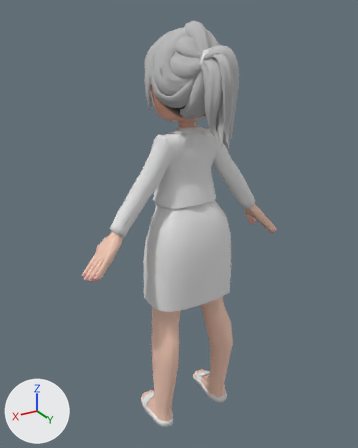
Two versions of the FBX model Operation-Snackstorm/Assets/Model/Character/Hyemins.fbx, one commit apart.
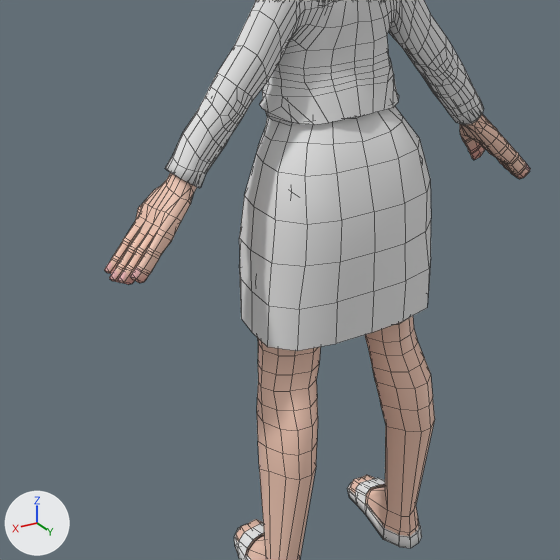
Each version appears first whole from a 50 mm lens placed at (3.33, 5.31, 5.8), pointed at (0.1, -0.06, 3.12), and next in a close-up on the part from 9% to 81% of the width and 34% to 91% of the height. The axes (+X, +Y, +Z) are drawn at lower left. The lights are the same throughout. The close-ups show mesh edges as thin lines. Where no turn or scale is listed for an object, it has been applied to the vertices.

In view in the first close-up: 'Body', 'Jacket', 'Skirt', 'Slipper'.
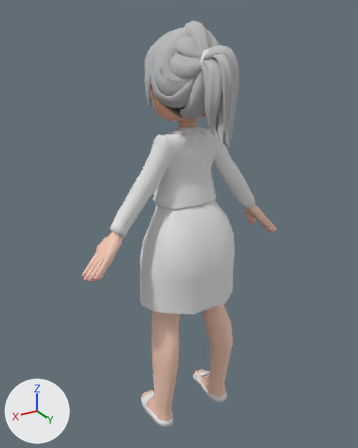
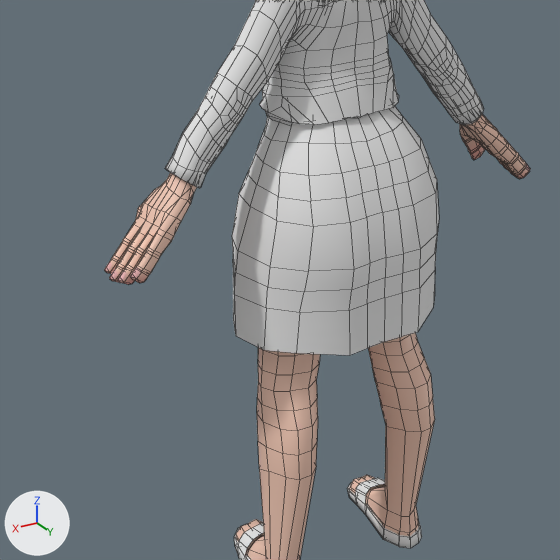
What differs and where, as boxes [x1, y1, x2, y2] in the close-ups (560 x 560 px):
'Skirt', reshaped (8% wider): before [239, 106, 431, 351]; after [232, 106, 439, 355]

The edits, one by one:
me_circle is used by ob_skirt; location (0.0, 0.0, 0.0).
me_circle had 180 vertices, 160 faces and spanned x -0.62..0.62, y -0.37..0.45, z 2.04..3.65.
me_circle now has 264 vertices, 240 faces and spans x -0.74..0.74, y -0.46..0.59, z 2.04..3.65.
Part 1, on me_circle:
9 vertices are removed from x 0.0, y -0.37..0.45, z 2.07..3.59.
48 faces are deleted.
3 vertices in x 0.56..0.59, y -0.18..0.23, z 2.92..2.93 move by (-0.02, 0.01, 0.15).
3 vertices in x -0.19..0.19, y -0.37, z 2.95 move by (0.0, 0.0, 0.13).
3 vertices in x -0.59..-0.56, y -0.18..0.23, z 2.92..2.93 move by (0.02, 0.01, 0.15).
76 vertices move from x -0.62..0.62, y -0.37..0.44, z 2.04..3.37 to x -0.74..0.74, y -0.45..0.59, z 2.04..3.37.
77 vertices are added at x -0.73..0.73, y -0.46..0.58, z 2.07..3.65.
6 new vertices lie (0.0, -0.01, -0.15) away from vertices in x -0.56..0.56, y -0.36..-0.27, z 2.35..2.37.
5 new vertices lie (-0.06, 0.0, 0.0) away from vertices in x 0.0..0.12, y -0.32..0.13, z 3.57..3.65.
5 new vertices lie (-0.09, 0.0, 0.0) away from vertices in x 0.0..0.2, y -0.37..-0.34, z 2.66..3.32.
128 new faces join them.
